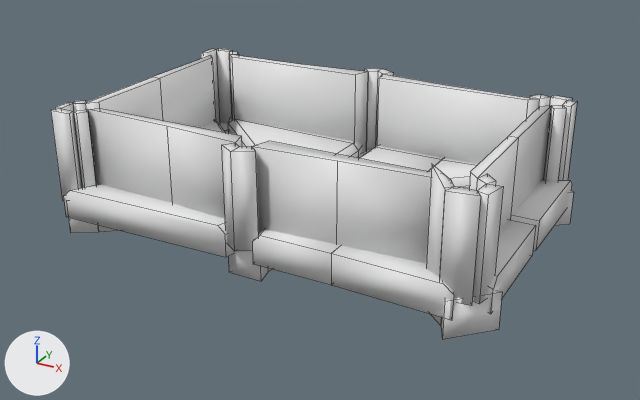
The FBX model Assets/VRCBilliardsCE/Models/glassPoolTableCollidersAll.fbx: old version first, new version second.
One viewpoint serves both versions: a 50 mm camera at (2.3, -4.15, 1.9) aimed at (0.05, -0.06, -0.14). Every picture has the same lights, and +X, +Y and +Z are marked at lower left. Mesh edges are drawn as thin lines on the coarser meshes. Where no turn or scale is listed for an object, it has been applied to the vertices.

Objects in the first picture: 'railingCollider.006', 'railingCollider.008', 'railingCollider.028', 'table_col.001', 'table_col.013', 'table_col.036', 'table_col.038', 'table_col.043', 'table_col.046', 'table_col.048', 'table_col.049', 'table_col.054'.
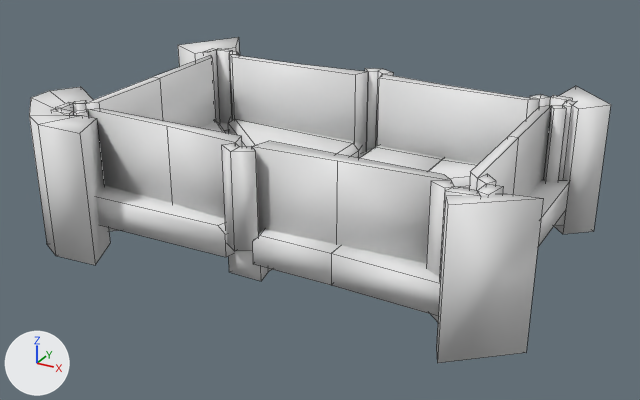
What differs and where, as boxes (x1, y1, x2, y2) in the pictures (640 x 400 px):
'cornerBox', added: after (436, 194, 543, 363)
'cornerBox4', added: after (29, 87, 110, 265)
'cornerBox2', added: after (554, 86, 611, 234)
'cornerBox3', added: after (178, 37, 240, 67)
'table_col.048', unchanged, covered by the edit: before (439, 187, 481, 305); after (439, 187, 481, 281)
'table_col.046', unchanged, covered by the edit: before (473, 184, 503, 304); after (477, 184, 503, 196)
'railingCollider.031', unchanged, covered by the edit: before (488, 220, 535, 314)
'railingCollider.021', unchanged, covered by the edit: before (441, 290, 502, 340)

Diff of the bpy script that builds the scene:
```diff
--- a/Assets/VRCBilliardsCE/Models/glassPoolTableCollidersAll.fbx.py
+++ b/Assets/VRCBilliardsCE/Models/glassPoolTableCollidersAll.fbx.py
@@ me_cube_047 @@
+me_cube_047.from_pydata([(-1.105, 0.839, 0.412), (-1.179, 0.991, 0.444), (-1.099, 0.843, -0.354), (-1.305, 0.635, 0.39), (-1.476, 0.676, 0.421), (-1.299, 0.639, -0.376), (-1.471, 0.68, -0.345), (-1.174, 0.995, -0.322)], [], [(0, 2, 7, 1), (0, 1, 4, 3), (4, 6, 5, 3), (2, 5, 6, 7), (1, 7, 6, 4), (5, 2, 0, 3)])
@@ me_cube_046 @@
+me_cube_046.from_pydata([(1.291, 0.628, 0.404), (1.452, 0.682, 0.436), (1.291, 0.627, -0.361), (1.116, 0.853, 0.385), (1.179, 1.017, 0.416), (1.116, 0.852, -0.381), (1.179, 1.017, -0.349), (1.452, 0.681, -0.33)], [], [(0, 2, 7, 1), (0, 1, 4, 3), (4, 6, 5, 3), (2, 5, 6, 7), (1, 7, 6, 4), (5, 2, 0, 3)])
@@ me_cube_045 @@
+me_cube_045.from_pydata([(1.095, -0.843, 0.399), (1.162, -0.999, 0.43), (1.094, -0.843, -0.367), (1.305, -0.65, 0.379), (1.474, -0.699, 0.411), (1.304, -0.65, -0.387), (1.473, -0.699, -0.355), (1.161, -0.999, -0.335)], [], [(0, 2, 7, 1), (0, 1, 4, 3), (4, 6, 5, 3), (2, 5, 6, 7), (1, 7, 6, 4), (5, 2, 0, 3)])
@@ me_cube_048 @@
+me_cube_048.from_pydata(...)  # 24 vertices, 22 faces; spans x -1.46..-0.848, y -1.028..-0.376, z -0.398..0.422
@@ ob_cornerbox3 @@
+ob_cornerbox3 = bpy.data.objects.new('cornerBox3', me_cube_047)
+ob_cornerbox3.location = (0.0, 0.0, 0.0)
@@ ob_cornerbox2 @@
+ob_cornerbox2 = bpy.data.objects.new('cornerBox2', me_cube_046)
+ob_cornerbox2.location = (0.0, 0.0, 0.0)
@@ ob_cornerbox @@
+ob_cornerbox = bpy.data.objects.new('cornerBox', me_cube_045)
+ob_cornerbox.location = (0.0, 0.0, 0.0)
@@ ob_cornerbox4 @@
+ob_cornerbox4 = bpy.data.objects.new('cornerBox4', me_cube_048)
+ob_cornerbox4.location = (0.0, 0.0, 0.0)
```
